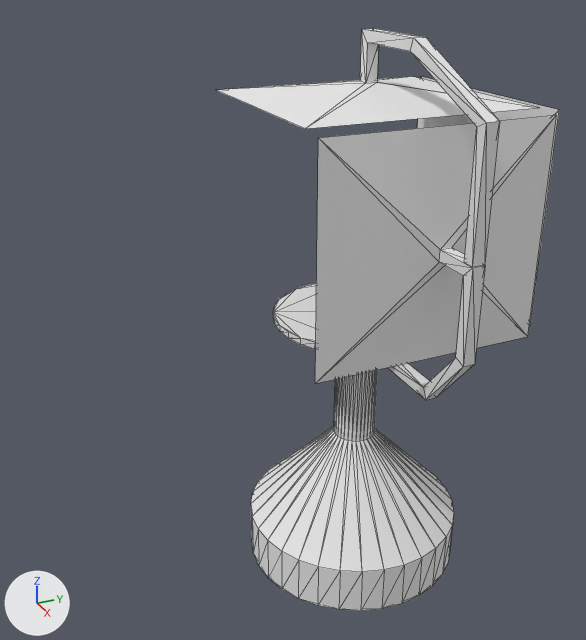
A saved change to the glTF model files/proyector.glb.
Rendered twice from a 50 mm camera at (2.33, -1.3, 2.2) aimed at (-0.2, -0.17, 0.93). Lighting does not change. The marker at lower left points along +X, +Y and +Z. The first picture is the older version. Mesh edges are drawn as thin lines. Vertices at exactly the same position are counted once.

In view in the first picture: 'Proyector'.
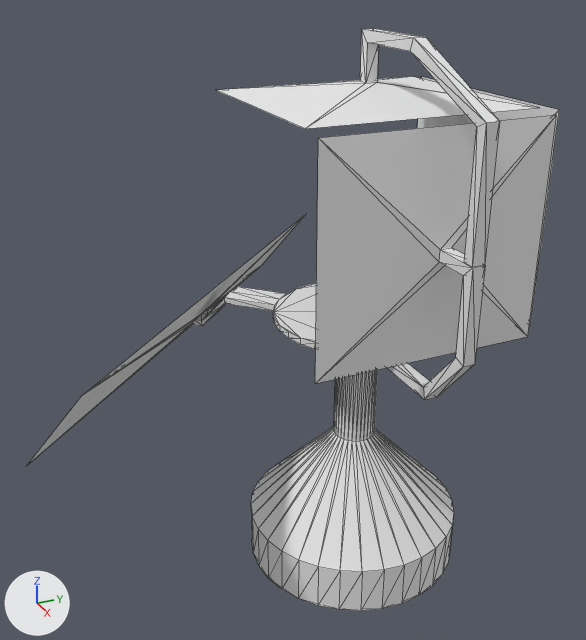
Commit message: mejoras proyector

Changed parts and their boxes [x1, y1, x2, y2] in the pictures (586 x 640 px):
```json
{"object": "Proyector", "change": "reshaped", "before": [217, 29, 559, 611], "after": [28, 29, 559, 611], "on screen": "55% wider"}
{"part": 1, "of": "me_cylinder", "change": "built on", "after": [28, 215, 305, 464]}
```

Edits to the scene script, one JSON object a line:
```json
{"block": "me_cylinder", "where": "# used by ob_proyector; location = (0.0, 0.0, 0.0)"}
{"op": "remove", "block": "me_cylinder", "code": "me_cylinder.from_pydata(...)  # 264 vertices, 510 faces; spans x -0.4..0.66, y -0.4..0.66, z 0.0..1.97"}
{"op": "add", "block": "me_cylinder", "code": "me_cylinder.from_pydata(...)  # 286 vertices, 554 faces; spans x -1.2..0.66, y -1.19..0.66, z 0.0..1.97"}
{"block": "me_cylinder", "change": "me_cylinder part 1"}
{"block": "me_cylinder", "change": "4 faces are deleted"}
{"block": "me_cylinder", "change": "22 vertices are added at x -1.2..0.28, y -1.19..0.28, z 0.76..1.06"}
{"block": "me_cylinder", "change": "48 new faces join them"}
```
